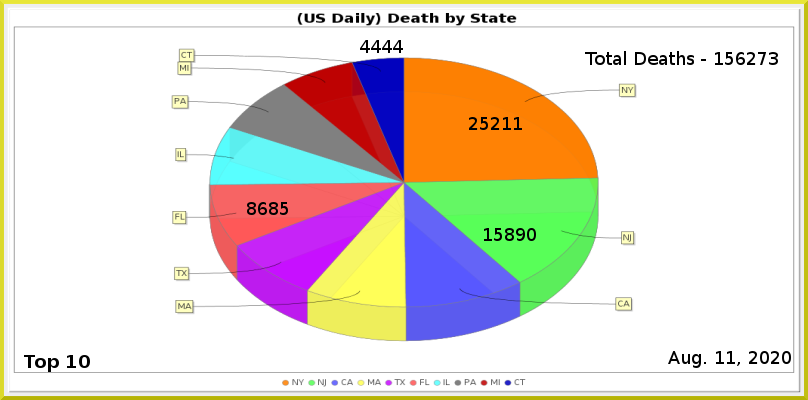
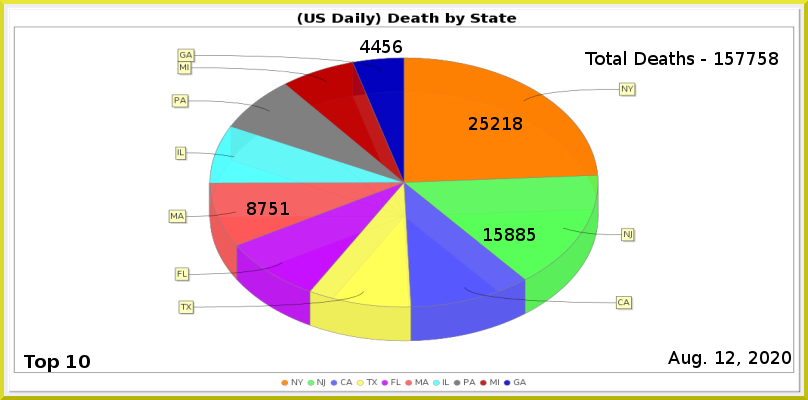
Layers edited between the first and the second (808, 400) image:
painted on "Least" over [382, 40, 403, 53]
renamed "FL" to "MA", painted on it over [258, 202, 289, 215]
painted on "NJ" over [516, 228, 536, 241]
painted on "NY" over [513, 117, 522, 130]
renamed "Total Deaths - 156273" to "Total Deaths - 157758", painted on it over [736, 52, 778, 65]
painted on "Current Date" over [726, 351, 735, 364]
painted on "Death_by_State.png" over [168, 48, 637, 387]
